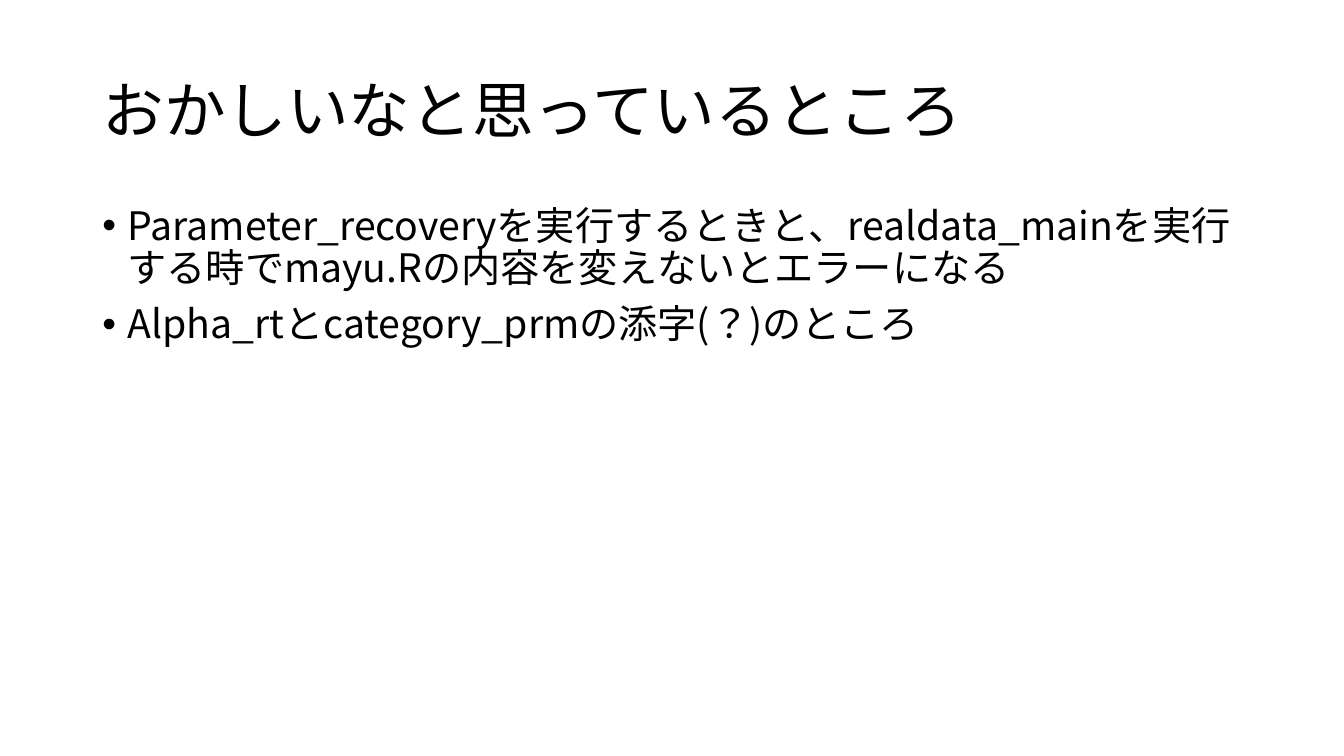
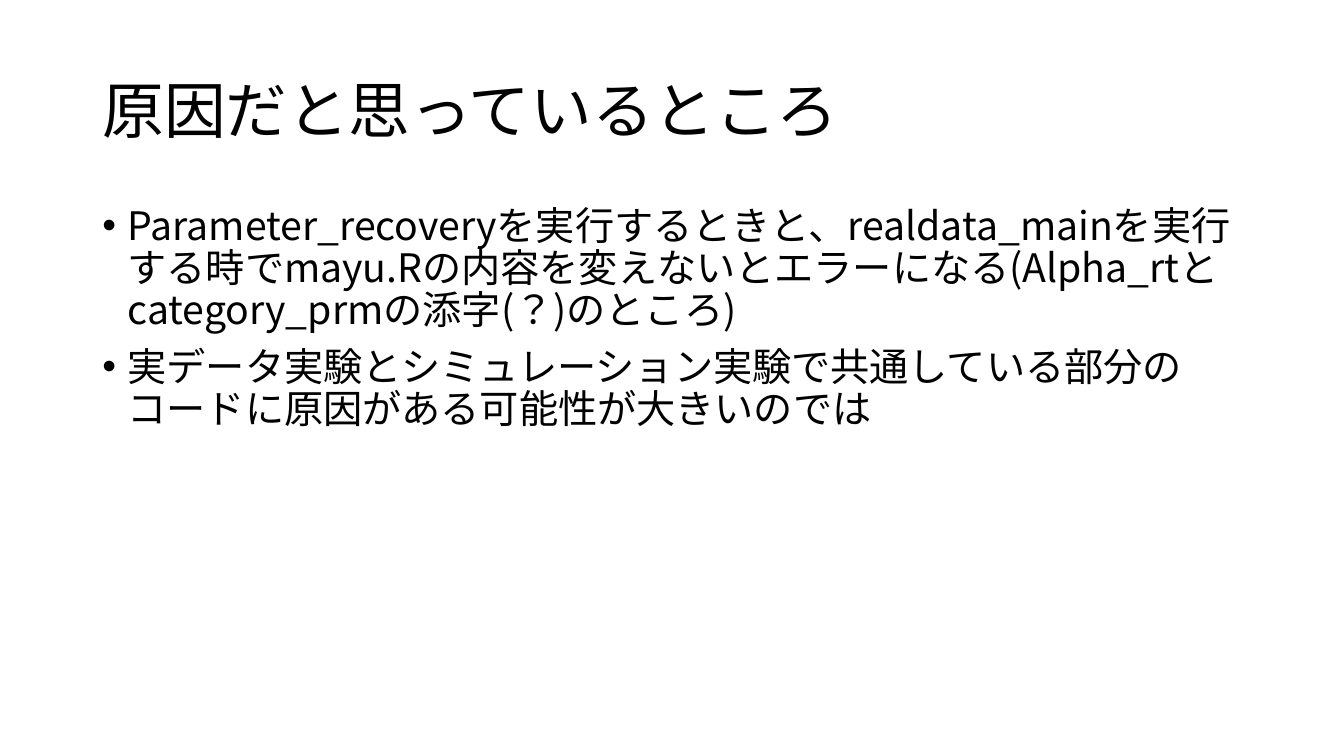
Before and after one commit to Mayu925/lab, a slide deck: slide 11 of ゼミ-727.pptx (slide 8 before the commit). Drawn at 1344x756 pixels with LibreOffice and Linux fonts; fonts in the diff are those of the drawing. Boxes give left, top, right and bottom in pixels: in the first picture for what was removed or moved away, otherwise in the second. Text is boxed around its words. In the diff, an @@ line names an element or a change of style, - is before the commit and + after.

```diff
--- a/ゼミ-727.pptx
+++ b/ゼミ-727.pptx
@@ title at (102, 84, 838, 138): text changed @@
-おかしいなと思っているところ
+原因だと思っているところ
@@ text at (128, 207, 1231, 426): text changed @@
-• Parameter_recoveryを実行するときと、realdata_mainを実行する時でmayu.Rの内容を変えないとエラーになる
-• Alpha_rtとcategory_prmの添字(？)のところ
+• Parameter_recoveryを実行するときと、realdata_mainを実行する時でmayu.Rの内容を変えないとエラーになる(Alpha_rtとcategory_prmの添字(？)のところ)
+• 実データ実験とシミュレーション実験で共通している部分のコードに原因がある可能性が大きいのでは
```
Also in this commit, not shown: 3 slides added, 6 other files.
